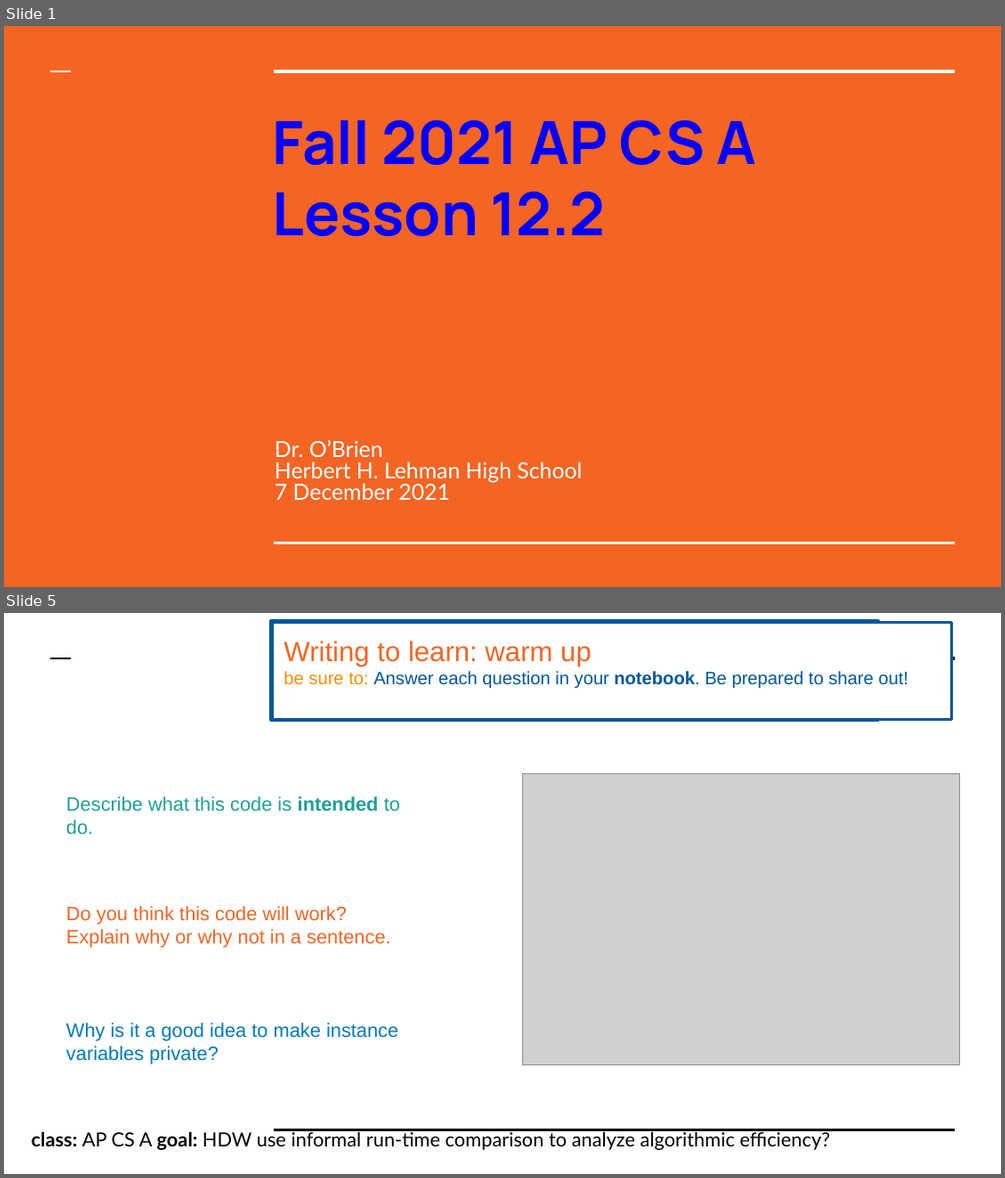
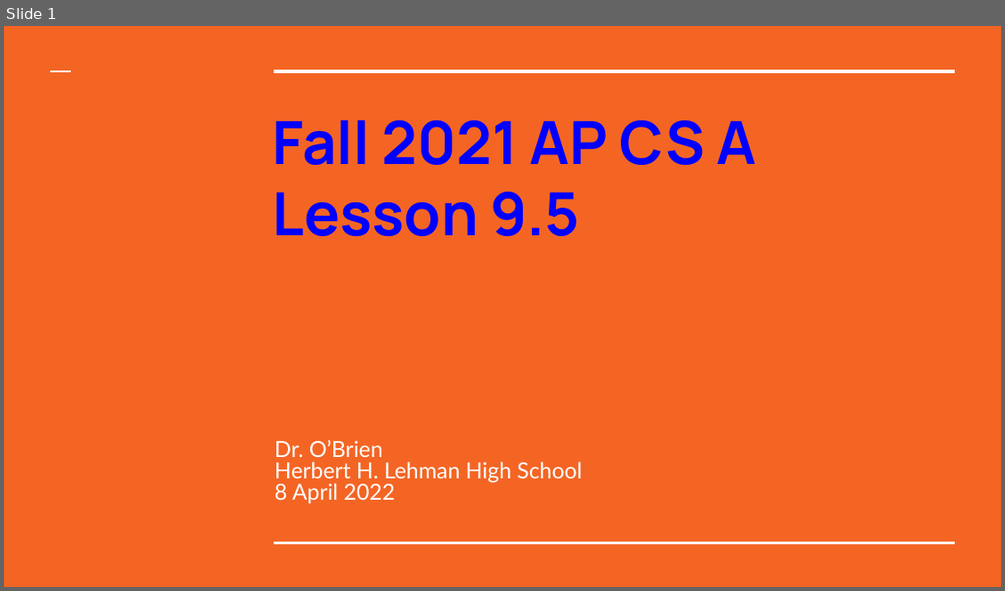
Before and after one commit to cobrien87/work, a slide deck: old/apcsa_12_2.pptx. Shown one above the other, each under a label of ours: slides 1 and 5 before the commit, slide 1 after it; the slides between them are not shown. The pictures are 1005x1178 and 1005x591 pixels, drawn with LibreOffice and Linux fonts; fonts in the diff are those of the drawing; grey boxes stand for pictures; background and template pictures are left out. Boxes give left, top, right and bottom in pixels: in the first picture for what was removed or moved away, otherwise in the second. Text is boxed around its words. In the diff, an @@ line names an element or a change of style, - is before the commit and + after.

```diff
--- a/old/apcsa_12_2.pptx
+++ b/old/apcsa_12_2.pptx
@@ slide 5 removed at (4, 613, 1001, 1174), background #FFFFFF @@
@@ rectangle removed at (271, 621, 879, 721) @@
@@ rectangle removed at (272, 622, 952, 719) @@
@@ line removed from (51, 657) to (71, 657) @@
@@ line removed from (275, 657) to (955, 657) @@
@@ text removed at (283, 641, 908, 689) @@
-Writing to learn: warm up
-be sure to: Answer each question in your notebook. Be prepared to share out!
@@ text removed at (66, 796, 400, 835) @@
-Describe what this code is intended to do.
@@ picture removed at (522, 773, 959, 1064) @@
@@ text removed at (66, 906, 391, 948) @@
-Do you think this code will work? Explain why or why not in a sentence.
@@ text removed at (66, 1022, 398, 1064) @@
-Why is it a good idea to make instance variables private?
@@ text removed at (32, 1129, 831, 1150) @@
-class: AP CS A goal: HDW use informal run-time comparison to analyze algorithmic efficiency?
@@ line removed from (275, 1129) to (955, 1129) @@
@@ slide 1 changed as well @@
@@ title at (273, 192, 580, 236): text changed @@
-Lesson 12.2
+Lesson 9.5
@@ subtitle at (275, 483, 396, 504): text changed @@
-7 December 2021
+8 April 2022
```
Also in this commit, not shown: 7 slides added, 7 other slides removed, 9 other files.
